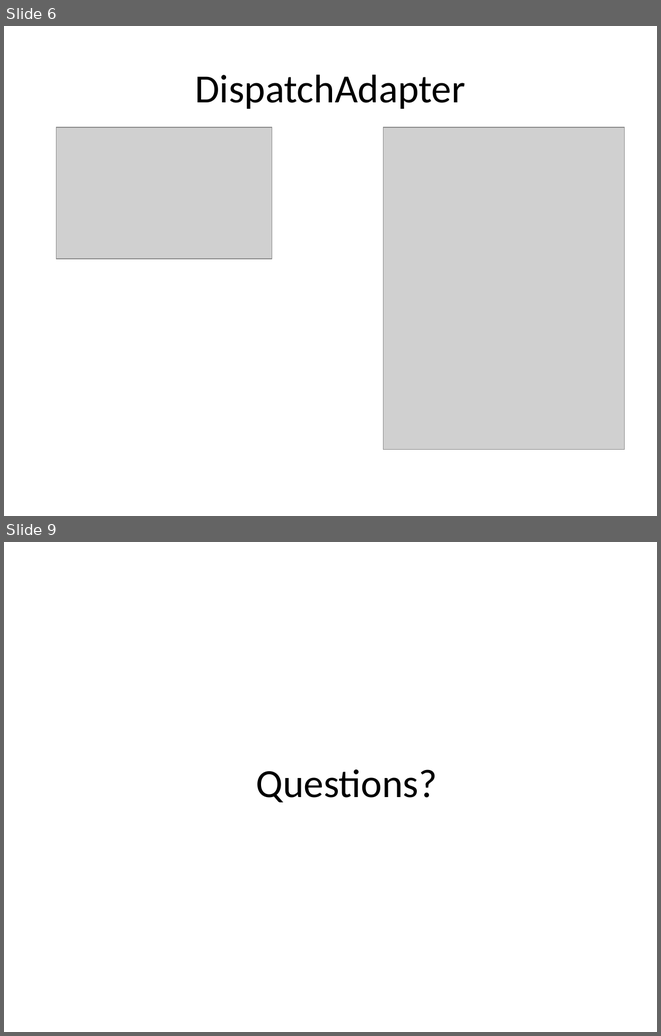
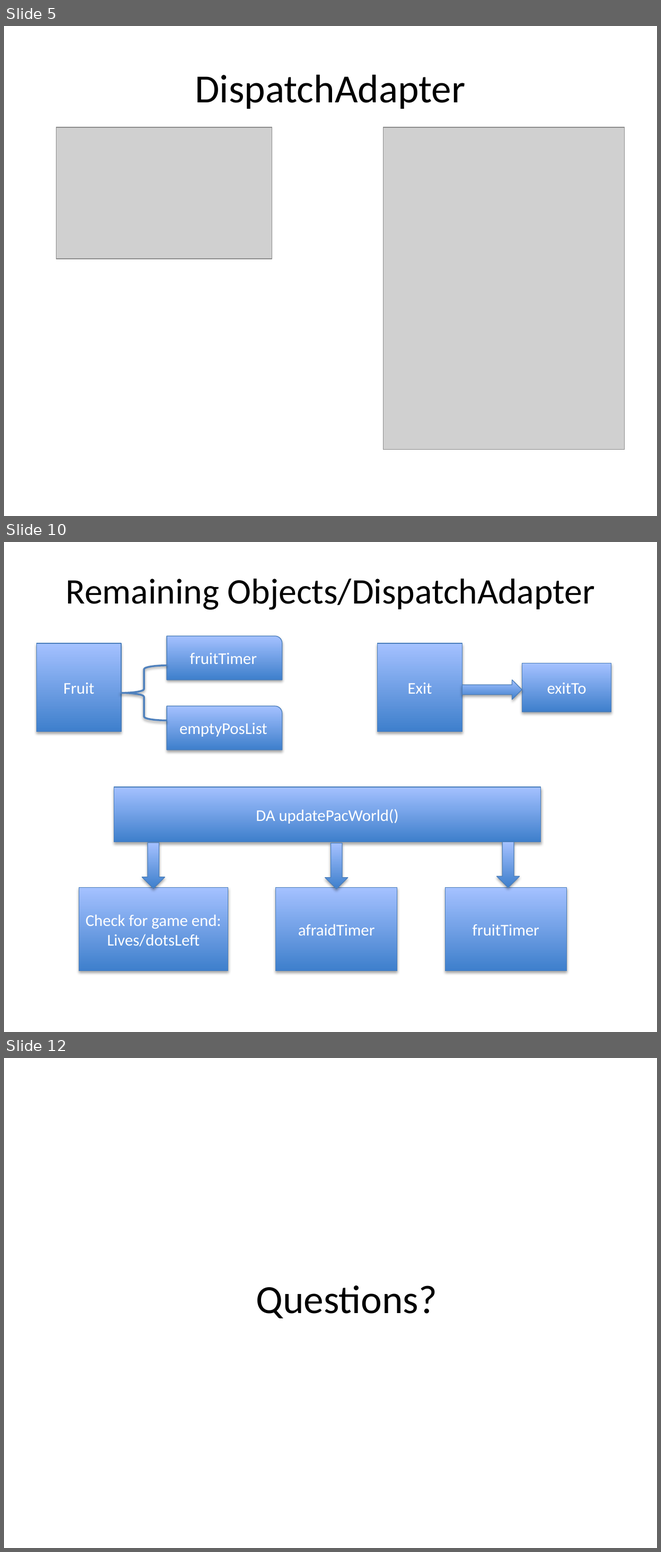
Before and after one commit to 11manu96/comp504-H7, a slide deck: src/main/resources/hw7_presentation.pptx. Shown one above the other, each under a label of ours: slides 6 and 9 before the commit, slides 5, 10 and 12 after it; the slides between them are not shown. The pictures are 661x1036 and 661x1552 pixels, drawn with LibreOffice and Linux fonts; fonts in the diff are those of the drawing; grey boxes stand for pictures. Boxes give left, top, right and bottom in pixels: in the first picture for what was removed or moved away, otherwise in the second. Text is boxed around its words. In the diff, an @@ line names an element or a change of style, - is before the commit and + after.

Commit message:
update slides

```diff
--- a/src/main/resources/hw7_presentation.pptx
+++ b/src/main/resources/hw7_presentation.pptx
@@ slide 10 added at (4, 542, 657, 1032), background #FFFFFF @@
@@ title added at (66, 579, 595, 610), 39.6 pt, text #000000 @@
+Remaining Objects/DispatchAdapter
@@ round rect added at (167, 636, 282, 680), fill gradient #3F80CE to #A4C4FF, outline #4B7EBC 0.75 pt, 18 pt, text #FFFFFF @@
+fruitTimer
@@ rectangle added at (37, 643, 121, 731), fill gradient #3F80CE to #A4C4FF, outline #4B7EBC 0.75 pt, 18 pt, text #FFFFFF @@
+Fruit
@@ rectangle added at (378, 643, 462, 731), fill gradient #3F80CE to #A4C4FF, outline #4B7EBC 0.75 pt, 18 pt, text #FFFFFF @@
+Exit
@@ left brace added at (121, 665, 167, 720), outline #4F81BD 2 pt @@
@@ rectangle added at (522, 663, 611, 712), fill gradient #3F80CE to #A4C4FF, outline #4B7EBC 0.75 pt, 18 pt, text #FFFFFF @@
+exitTo
@@ right arrow added at (462, 680, 522, 699), fill gradient #3F80CE to #A4C4FF, outline #4B7EBC 0.75 pt @@
@@ round rect added at (167, 706, 282, 750), fill gradient #3F80CE to #A4C4FF, outline #4B7EBC 0.75 pt, 18 pt, text #FFFFFF @@
+emptyPosList
@@ rectangle added at (114, 787, 540, 841), fill gradient #3F80CE to #A4C4FF, outline #4B7EBC 0.75 pt, 18 pt, text #FFFFFF @@
+DA updatePacWorld()
@@ down arrow added at (142, 843, 165, 888), fill gradient #3F80CE to #A4C4FF, outline #4B7EBC 0.75 pt @@
@@ down arrow added at (325, 843, 348, 889), fill gradient #3F80CE to #A4C4FF, outline #4B7EBC 0.75 pt @@
@@ down arrow added at (497, 841, 520, 888), fill gradient #3F80CE to #A4C4FF, outline #4B7EBC 0.75 pt @@
@@ rectangle added at (79, 888, 228, 970), fill gradient #3F80CE to #A4C4FF, outline #4B7EBC 0.75 pt, 18 pt, text #FFFFFF @@
+Check for game end:
+Lives/dotsLeft
@@ rectangle added at (276, 888, 397, 970), fill gradient #3F80CE to #A4C4FF, outline #4B7EBC 0.75 pt, 18 pt, text #FFFFFF @@
+afraidTimer
@@ rectangle added at (445, 888, 566, 970), fill gradient #3F80CE to #A4C4FF, outline #4B7EBC 0.75 pt, 18 pt, text #FFFFFF @@
+fruitTimer
@@ what was slide 6 is now slide 5 @@
@@ what was slide 9 is now slide 12 @@
```
Also in this commit, not shown: 1 slide changed, 5 other slides added.
